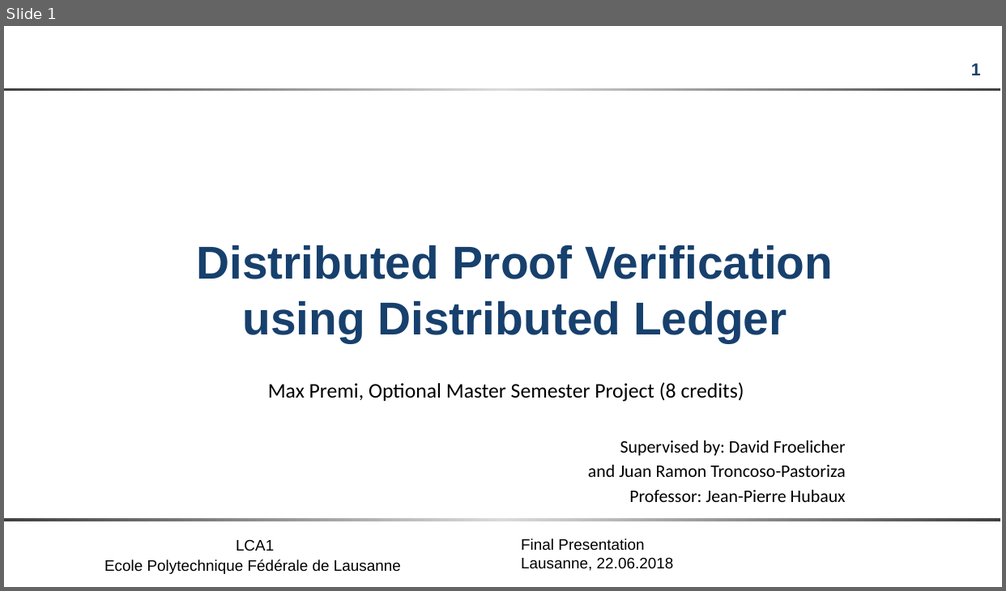
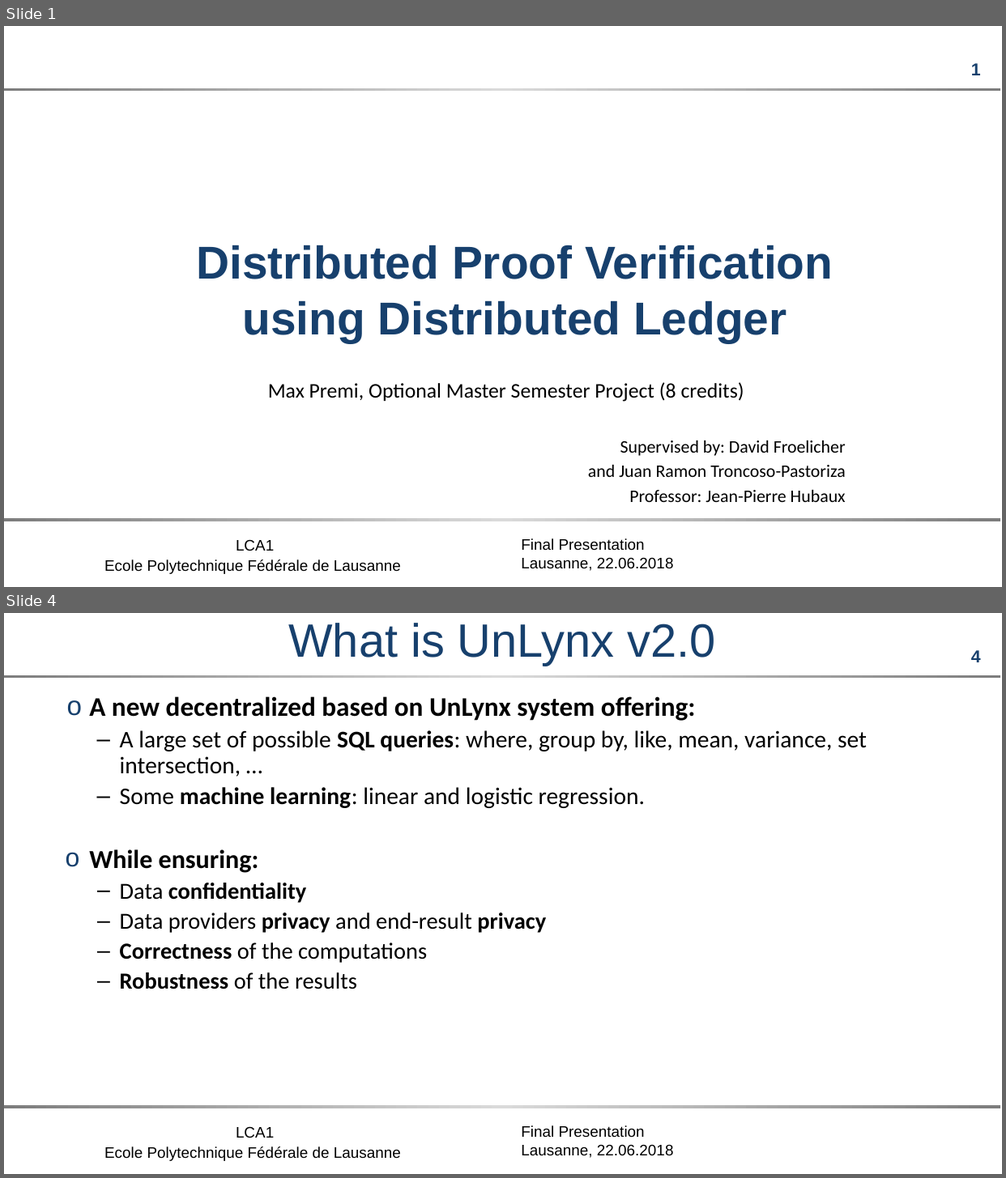
Before and after one commit to maxpr/MasterProjectDocuments, a slide deck: OPT/doc/FinalPresentation.pptx. Shown one above the other, each under a label of ours: slide 1 before the commit, slides 1 and 4 after it; the slides between them are not shown. The pictures are 1006x591 and 1006x1178 pixels, drawn with LibreOffice and Linux fonts; fonts in the diff are those of the drawing; background and template pictures are left out. Boxes give left, top, right and bottom in pixels: in the first picture for what was removed or moved away, otherwise in the second. Text is boxed around its words. In the diff, an @@ line names an element or a change of style, - is before the commit and + after.

```diff
--- a/OPT/doc/FinalPresentation.pptx
+++ b/OPT/doc/FinalPresentation.pptx
@@ slide 4 added at (4, 613, 1002, 1174), background #FFFFFF; not listed: 5 template elements that a slide beside it also shows @@
@@ title added at (288, 623, 716, 665), 45 pt, text #17406D @@
+What is UnLynx v2.0
@@ text added at (89, 696, 867, 990), 23 pt, text #000000 @@
+o A new decentralized based on UnLynx system offering:
+  – A large set of possible SQL queries: where, group by, like, mean, variance, set intersection, …
+  – Some machine learning: linear and logistic regression.
+o While ensuring:
+  – Data confidentiality
+  – Data providers privacy and end-result privacy
+  – Correctness of the computations
+  – Robustness of the results
@@ slide 1 changed as well @@
@@ rectangle at (4, 88, 1001, 91): fill gradient #818181 to #DADADA to gradient #7D7D7D to #DADADA @@
@@ rectangle at (4, 518, 1001, 522): fill gradient #818181 to #DADADA to gradient #7D7D7D to #DADADA @@
```
Also in this commit, not shown: 5 other slides changed, 29 other slides added, 6 slides removed, 8 other files.
